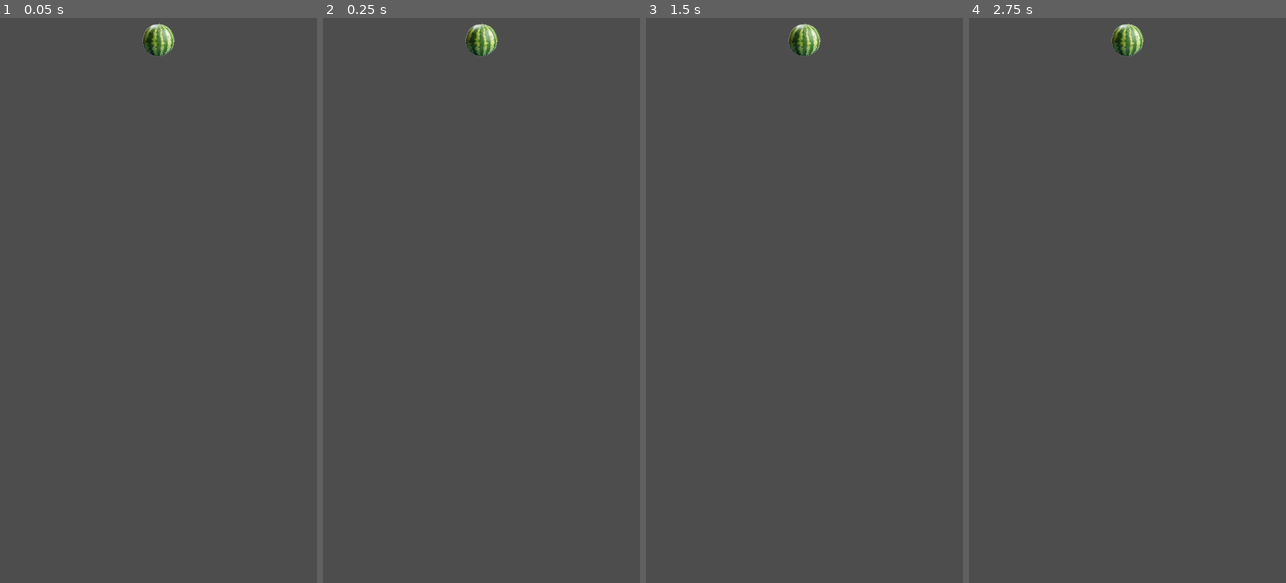
Above: before the commit, frames 1-4 (left to right).
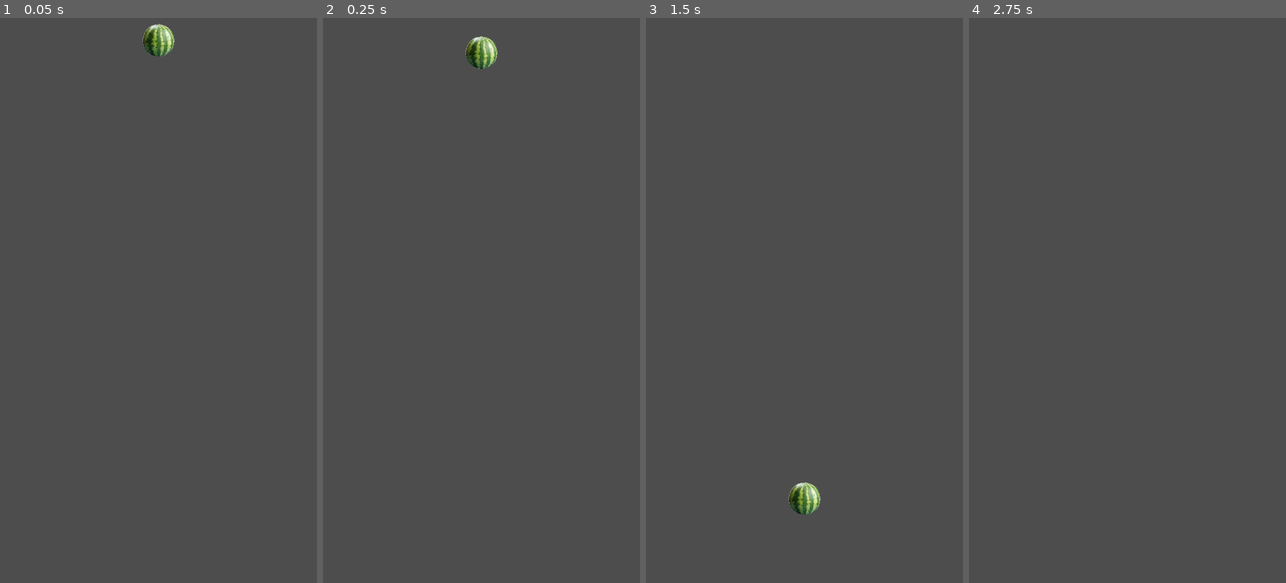
Above: after the commit, the same moments.

Repository: codemonsters/macaronigate
Game: Godot game, scene res://minigames/happyhippo/main.tscn
Same seed, same stepped clock (60 frames per second), same inputs: the game is played once before the commit and once after it. This scene is started directly instead of the project's main scene.
Inputs:
- Up to frame 1 (0.05 s): no input
- Up to frame 2 (0.25 s): no input
- Up to frame 3 (1.5 s): no input
- Up to frame 4 (2.75 s): tap Enter at 2 s

The runs differ from the first frame. In frame 1, less than 0.1% of the frame differs, in the area x 45-56%, y 1-7%; in frame 2, 0.6%; in frame 3, 0.9%, in the area x 44-56%, y 1-88%; in frame 4, 0.4%.

Commit message:
Añade imagen tablón

Diff:
--- a/src/minigames/happyhippo/watermelon.tscn
+++ b/src/minigames/happyhippo/watermelon.tscn
@@ -1,18 +1,23 @@
-[gd_scene load_steps=3 format=3 uid="uid://bvpnrwu51kssf"]
+[gd_scene load_steps=4 format=3 uid="uid://bvpnrwu51kssf"]
 
 [ext_resource type="Texture2D" uid="uid://d3iy22ovvttfm" path="res://minigames/happyhippo/watermelon.png" id="1_vwwm7"]
+
+[sub_resource type="PhysicsMaterial" id="PhysicsMaterial_8s2lm"]
+bounce = 0.04
 
 [sub_resource type="CircleShape2D" id="CircleShape2D_vjtlj"]
 radius = 36.5
 
 [node name="watermelon" type="Node2D"]
 
-[node name="Sprite2D" type="Sprite2D" parent="."]
+[node name="RigidBody2D" type="RigidBody2D" parent="."]
+mass = 3.5
+physics_material_override = SubResource("PhysicsMaterial_8s2lm")
+
+[node name="Sprite2D" type="Sprite2D" parent="RigidBody2D"]
 scale = Vector2(0.3, 0.3)
 texture = ExtResource("1_vwwm7")
 offset = Vector2(0, -2)
 
-[node name="RigidBody2D" type="RigidBody2D" parent="."]
-
 [node name="CollisionShape2D" type="CollisionShape2D" parent="RigidBody2D"]
 shape = SubResource("CircleShape2D_vjtlj")
Binary file added: src/minigames/happyhippo/plank.png
